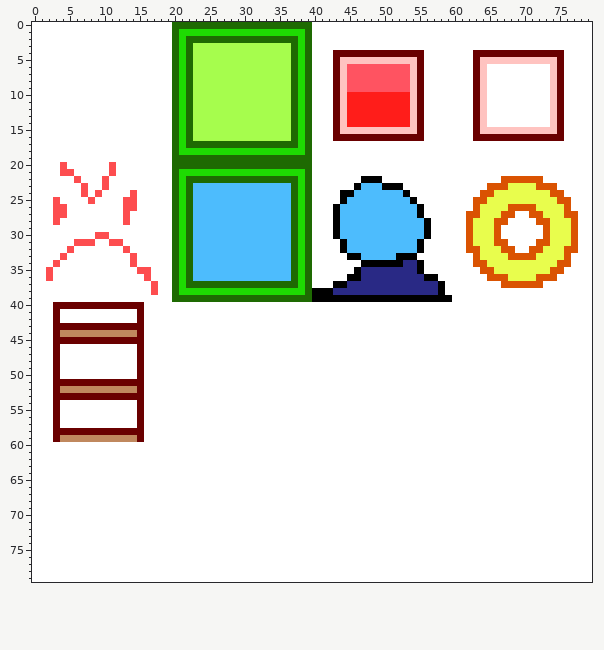
A sprite sheet gets an edit: wall.png. That is the earlier state.
The file is 80x80 pixels.
Once edited:
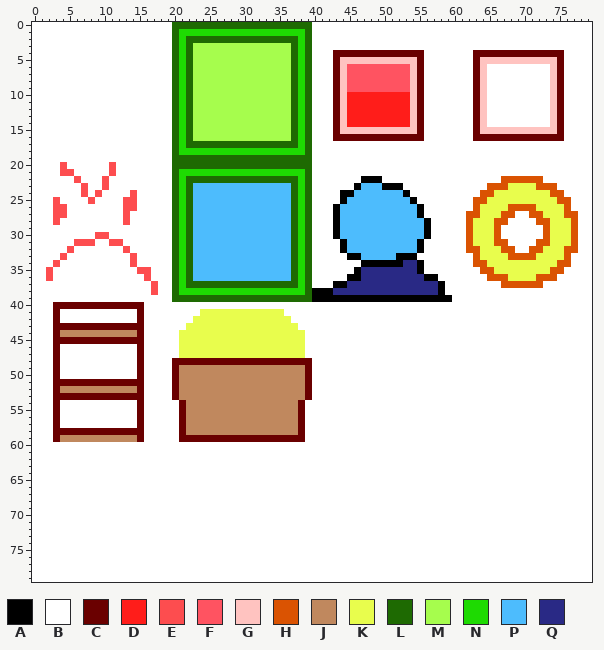
Palette (. is transparent): A #000000  B #ffffff  C #6a0000  D #ff1d1a  E #fd4d4f  F #ff5361  G #ffc3c0  H #da5302  J #c0885e  K #e8fd4d  L #1e6a02  M #a6fd4d  N #1eda02  P #4dbcfd  Q #292985
From old to new:
y 41: x 24..35 BBBBBBBBBBBB -> KKKKKKKKKKKK
y 42: x 23..36 BBBBBBBBBBBBBB -> KKKKKKKKKKKKKK
y 43: x 22..37 BBBBBBBBBBBBBBBB -> KKKKKKKKKKKKKKKK
y 44..47: x 21..38 BBBBBBBBBBBBBBBBBB -> KKKKKKKKKKKKKKKKKK
y 48: x 20..39 BBBBBBBBBBBBBBBBBBBB -> CCCCCCCCCCCCCCCCCCCC
y 49..53: x 20..39 BBBBBBBBBBBBBBBBBBBB -> CJJJJJJJJJJJJJJJJJJC
y 54..58: x 21..38 BBBBBBBBBBBBBBBBBB -> CJJJJJJJJJJJJJJJJC
y 59: x 21..38 BBBBBBBBBBBBBBBBBB -> CCCCCCCCCCCCCCCCCC
Boxes around the changes in both pictures, in picture pixels (x1, y1, x2, y2):
changed: (172, 309, 312, 442)
